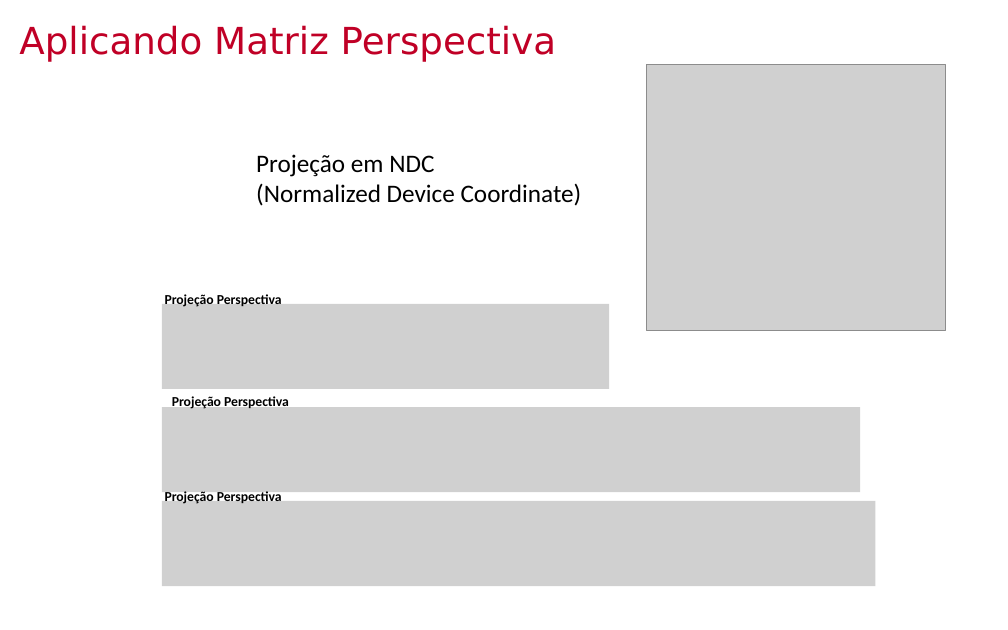
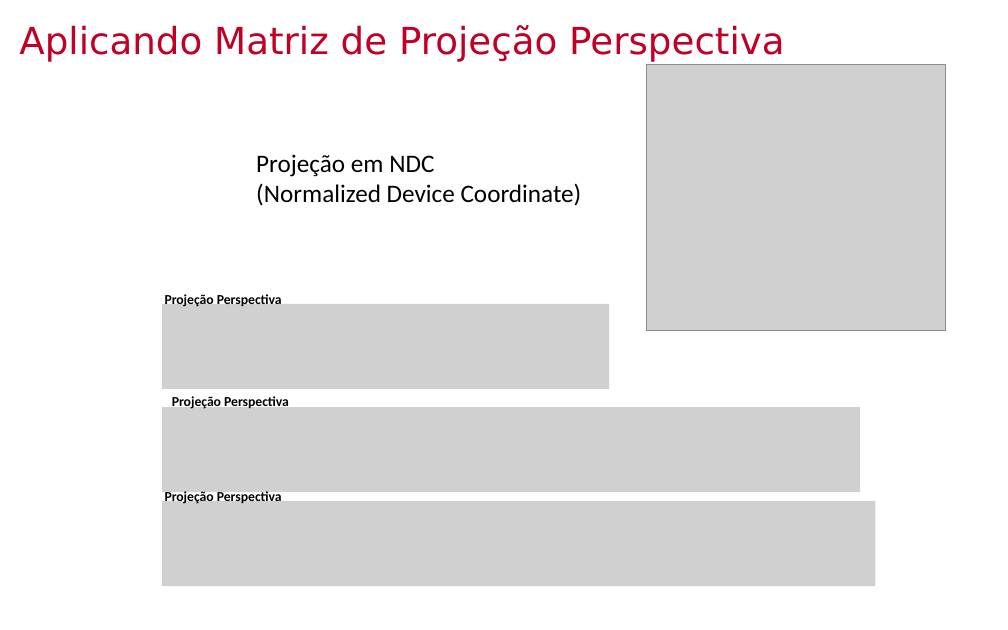
Before and after one commit to lpsoares/ComputacaoGrafica, a slide deck: slide 21 of content/aulas/07-revisao1/aula7_revisao1.pptx. Drawn at 1008x630 pixels with LibreOffice and Linux fonts; fonts in the diff are those of the drawing; grey boxes stand for pictures; background and template pictures are left out. Boxes give left, top, right and bottom in pixels: in the first picture for what was removed or moved away, otherwise in the second. Text is boxed around its words. In the diff, an @@ line names an element or a change of style, - is before the commit and + after.

```diff
--- a/content/aulas/07-revisao1/aula7_revisao1.pptx
+++ b/content/aulas/07-revisao1/aula7_revisao1.pptx
@@ title at (x1=19, y1=25, x2=784, y2=62): text changed @@
-Aplicando Matriz Perspectiva
+Aplicando Matriz de Projeção Perspectiva
```
Also in this commit, not shown: 9 other slides changed, 1 other file.
